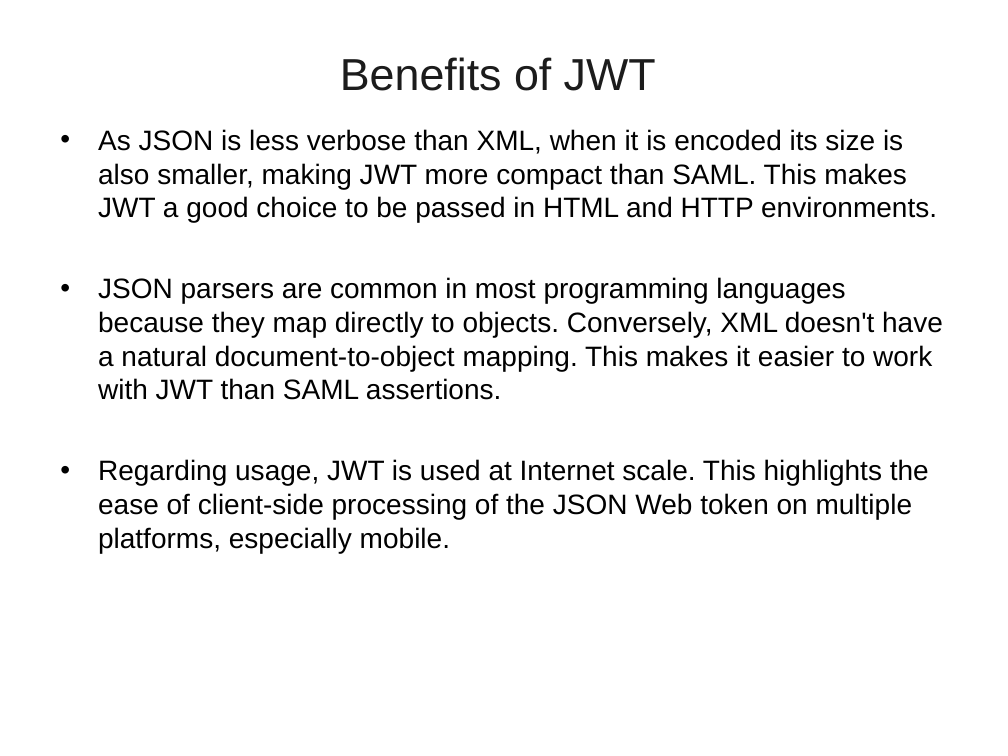
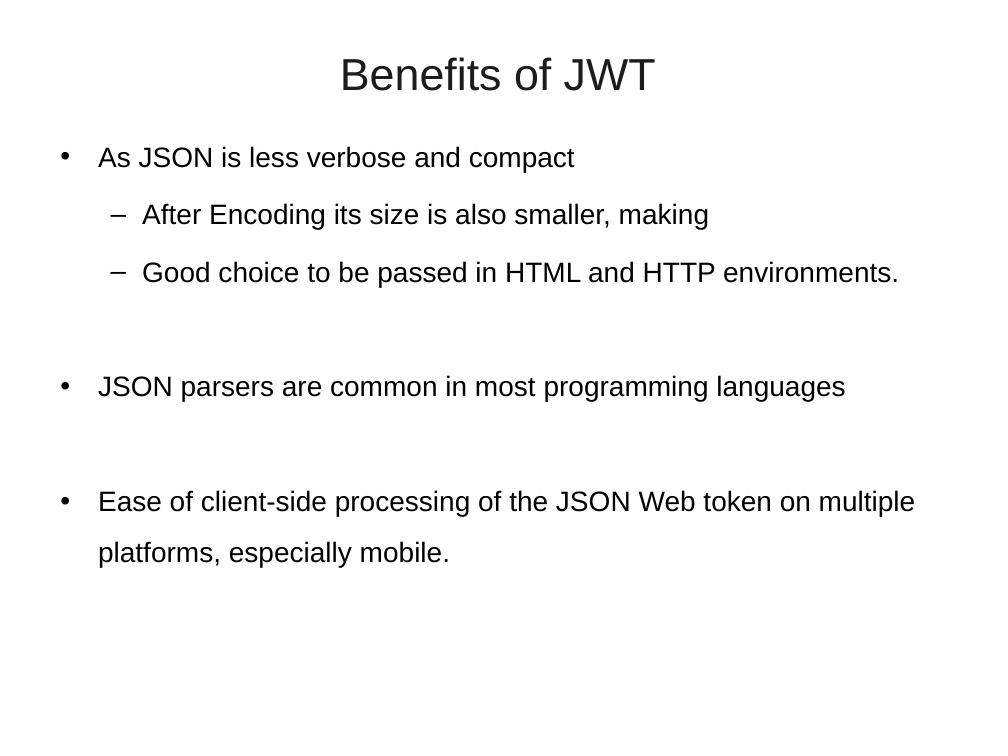
Before and after one commit to vatsanTraining/freshers_dec_2021, a slide deck: slide 17 of MicroService_Module_2.ppt (slide 34 before the commit). Drawn at 1008x756 pixels with LibreOffice and Linux fonts; fonts in the diff are those of the drawing; background and template pictures are left out. Boxes give left, top, right and bottom in pixels: in the first picture for what was removed or moved away, otherwise in the second. Text is boxed around its words. In the diff, an @@ line names an element or a change of style, - is before the commit and + after.

```diff
--- a/MicroService_Module_2.ppt
+++ b/MicroService_Module_2.ppt
@@ text at (98,146,916,567): text changed @@
-• As JSON is less verbose than XML, when it is encoded its size is also smaller, making JWT more compact than SAML. This makes JWT a good choice to be passed in HTML and HTTP environments.
-• JSON parsers are common in most programming languages because they map directly to objects. Conversely, XML doesn't have a natural document-to-object mapping. This makes it easier to work with JWT than SAML assertions.
-• Regarding usage, JWT is used at Internet scale. This highlights the ease of client-side processing of the JSON Web token on multiple platforms, especially mobile.
+• As JSON is less verbose and compact
+  – After Encoding its size is also smaller, making
+  – Good choice to be passed in HTML and HTTP environments.
+• JSON parsers are common in most programming languages
+• Ease of client-side processing of the JSON Web token on multiple platforms, especially mobile.
```
Also in this commit, not shown: 12 other slides changed, 22 slides added, 34 slides removed.
